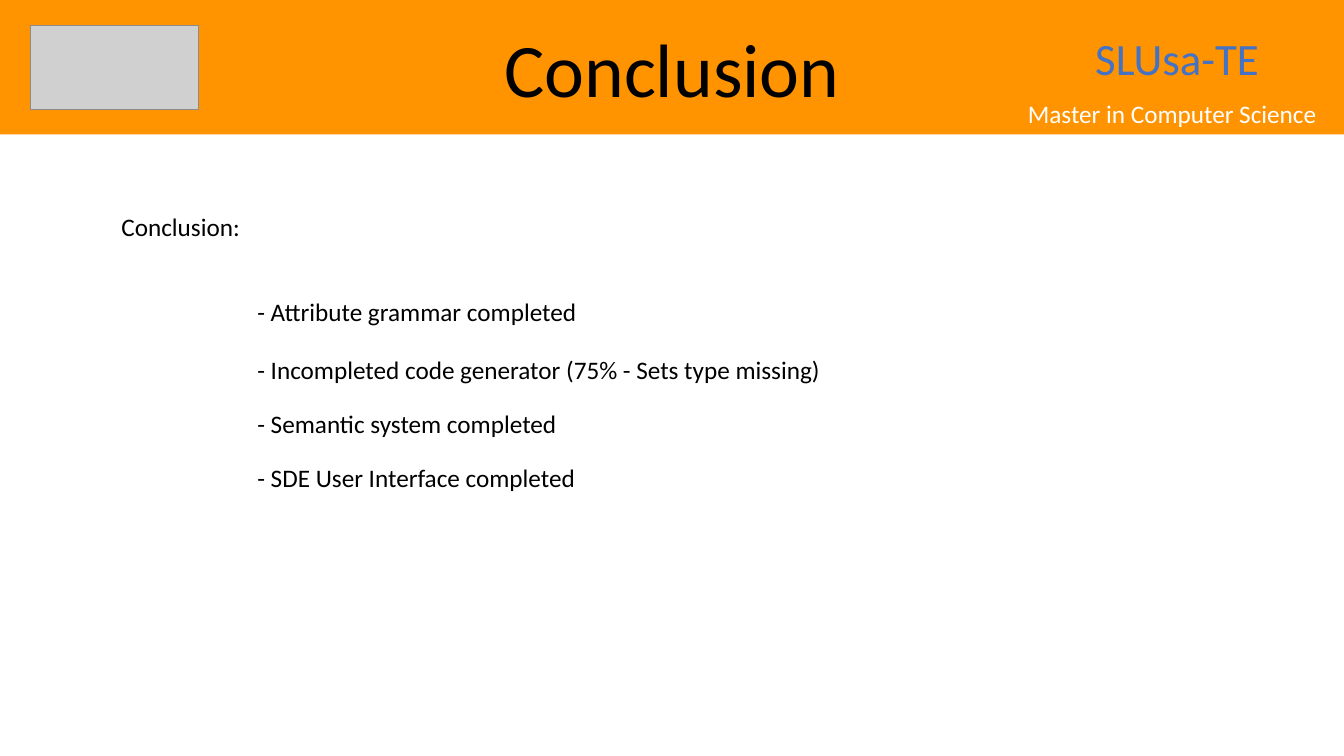
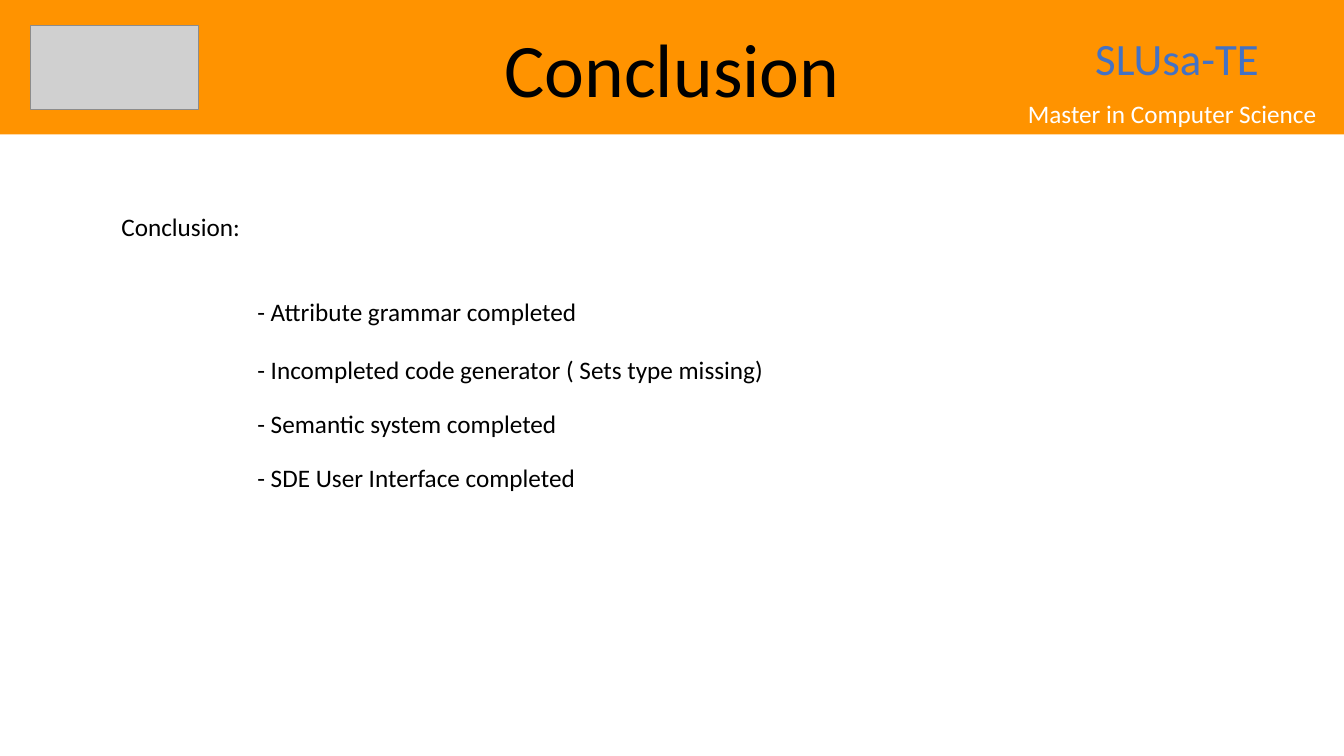
Before and after one commit to damienvaz/Latex-LISS-SDE, a slide deck: slide 17 of Thesis.pptx. Drawn at 1344x756 pixels with LibreOffice and Linux fonts; fonts in the diff are those of the drawing; grey boxes stand for pictures. Boxes give left, top, right and bottom in pixels: in the first picture for what was removed or moved away, otherwise in the second. Text is boxed around its words. In the diff, an @@ line names an element or a change of style, - is before the commit and + after.

```diff
--- a/Thesis.pptx
+++ b/Thesis.pptx
@@ text at (271,360,763,384): text changed @@
-- Incompleted code generator (75% - Sets type missing)
+- Incompleted code generator ( Sets type missing)
```
Also in this commit, not shown: 1 other slide changed, 1 other file.
